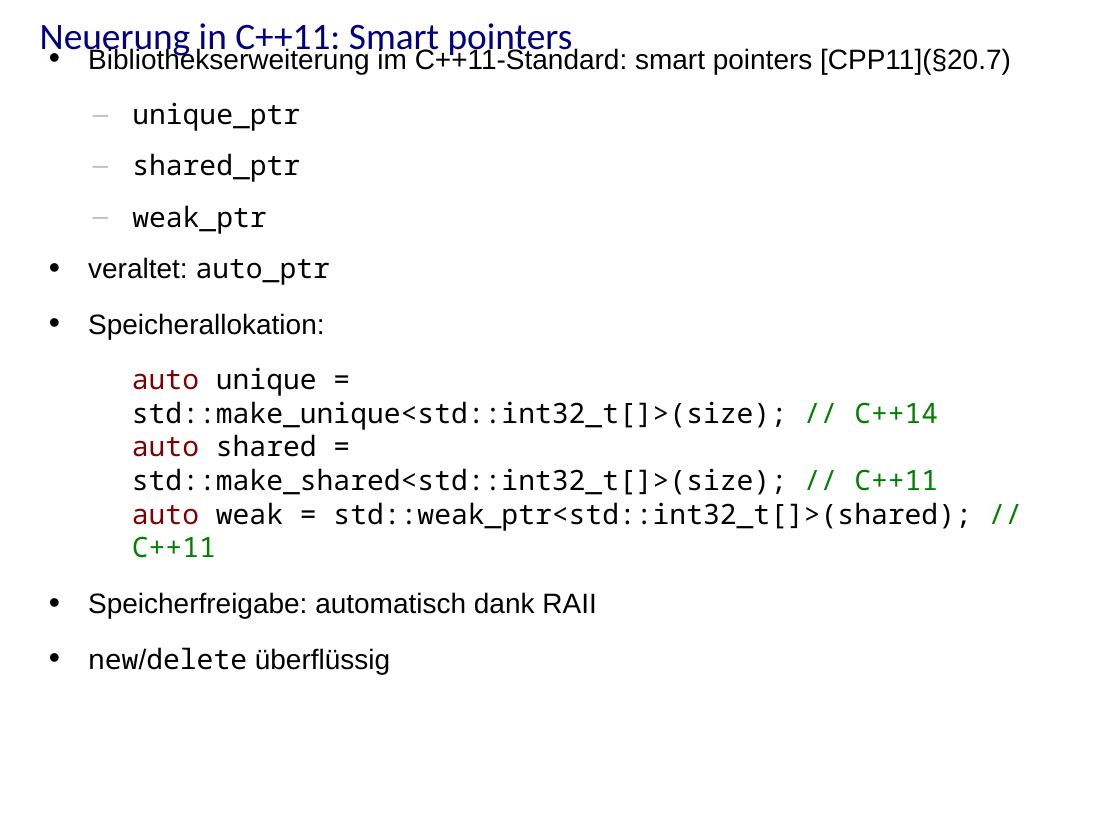
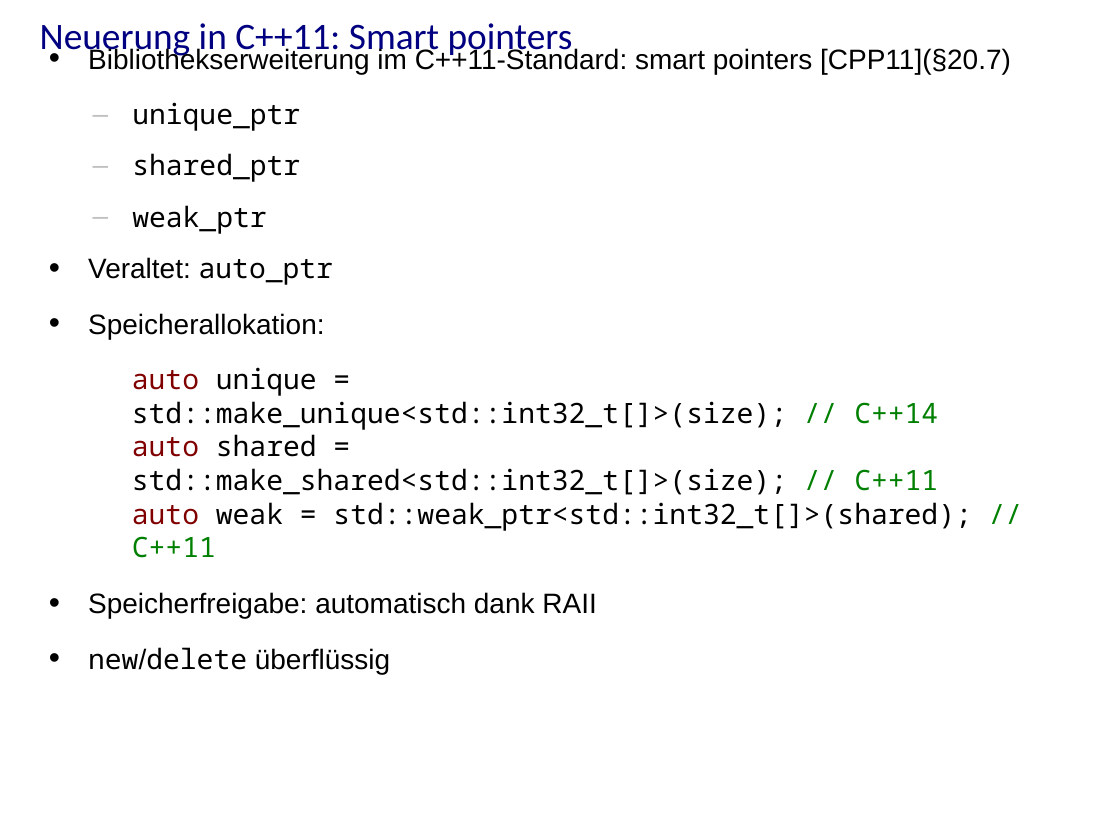
Before and after one commit to j-stephan/hs16, a slide deck: slide 25 of presentation/presentation.odp. Drawn at 1120x840 pixels with LibreOffice and Linux fonts; fonts in the diff are those of the drawing; background and template pictures are left out. Boxes give left, top, right and bottom in pixels: in the first picture for what was removed or moved away, otherwise in the second. Text is boxed around its words. In the diff, an @@ line names an element or a change of style, - is before the commit and + after.

```diff
--- a/presentation/presentation.odp
+++ b/presentation/presentation.odp
@@ text at box(88, 257, 333, 285): text changed @@
-• veraltet: auto_ptr
+• Veraltet: auto_ptr
```
Also in this commit, not shown: 21 other slides changed, 1 slide added, 3 other files.
